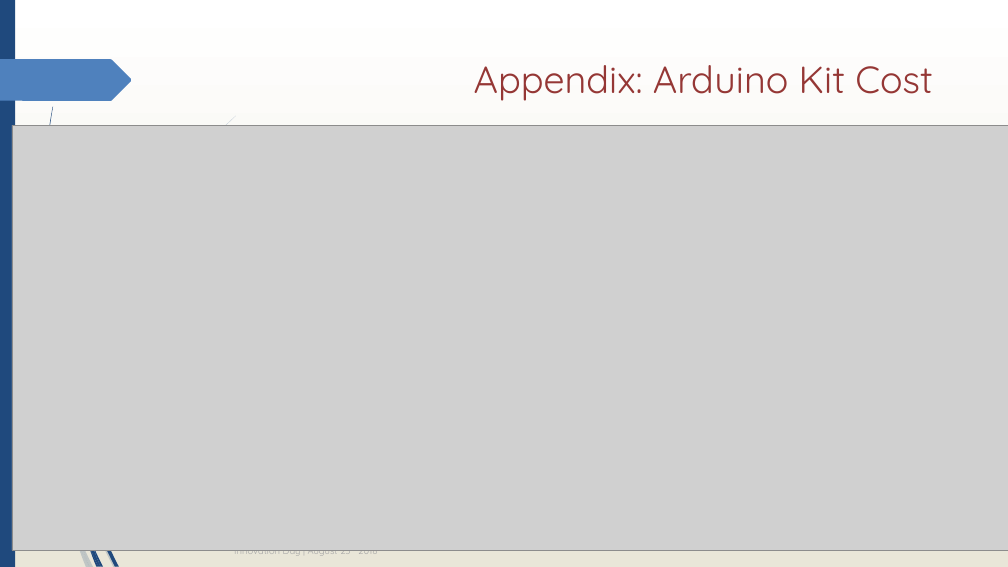
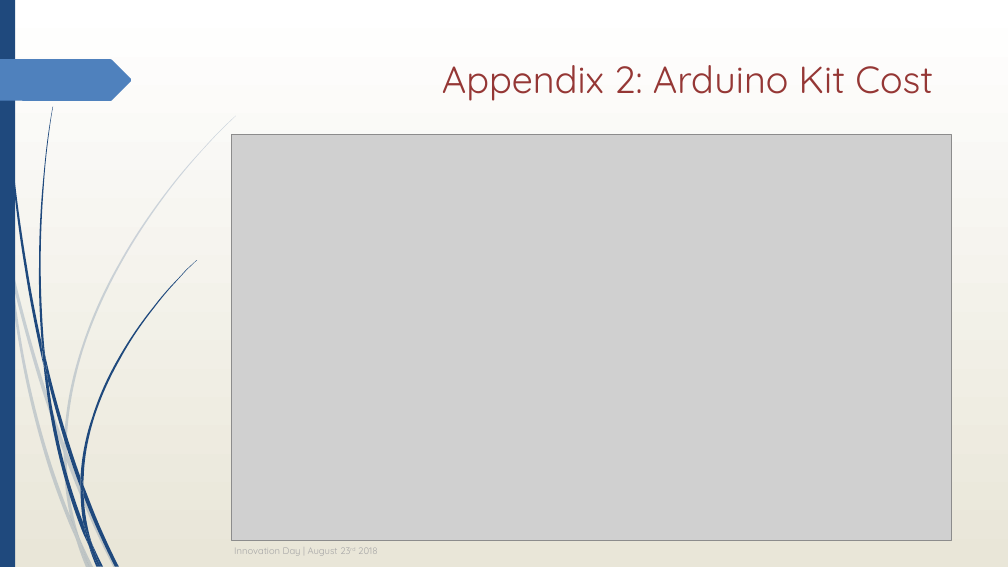
Before and after one commit to rsnestor/iot_emulator, a slide deck: slide 9 of resources/Innovation Day - Property Monitoring Kit.pptx. Drawn at 1008x567 pixels with LibreOffice and Linux fonts; fonts in the diff are those of the drawing; grey boxes stand for pictures. Boxes give left, top, right and bottom in pixels: in the first picture for what was removed or moved away, otherwise in the second. Text is boxed around its words. In the diff, an @@ line names an element or a change of style, - is before the commit and + after.

Commit message:
Updated slides

```diff
--- a/resources/Innovation Day - Property Monitoring Kit.pptx
+++ b/resources/Innovation Day - Property Monitoring Kit.pptx
@@ title at bbox=[442, 65, 933, 101]: text changed @@
-Appendix: Arduino Kit Cost
+Appendix 2: Arduino Kit Cost
@@ picture: place and size @@
-picture at bbox=[12, 126, 1008, 551]
+picture at bbox=[231, 134, 951, 541]
@@ freeform shape added at bbox=[64, 443, 67, 461], fill #1F497D at 20% opacity @@
@@ freeform shape added at bbox=[64, 453, 79, 538], fill #1F497D at 20% opacity @@
@@ group added at bbox=[42, 260, 197, 546]: 6 freeform shapes @@
```
Also in this commit, not shown: 8 other slides changed, 3 slides added.
